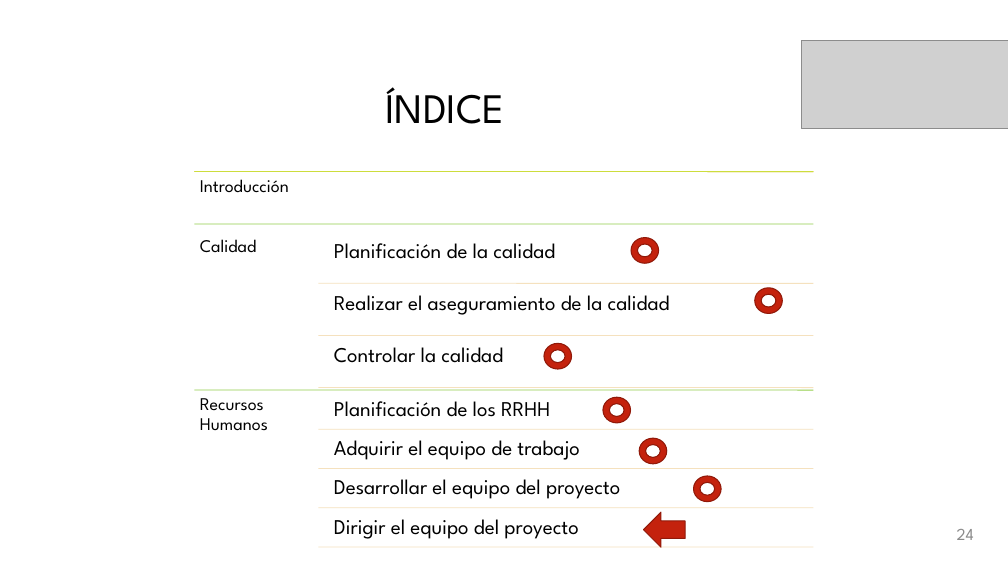
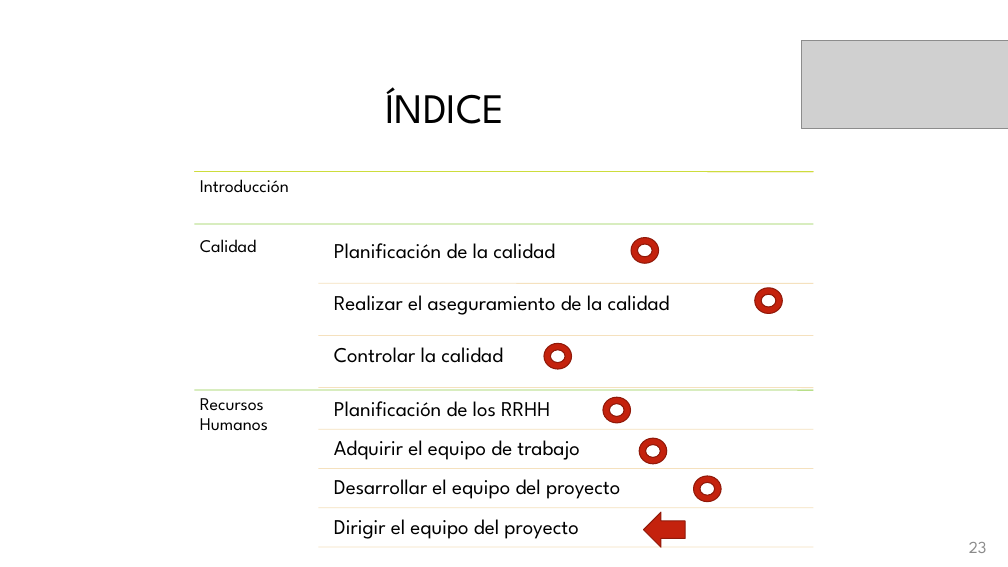
Before and after one commit to galledohm/Gestion_Proyectos, a slide deck: slide 24 of Documentos_generados/3. Gestion de Calidad y RRHH/Presentación3.pptx (slide 25 before the commit). Drawn at 1008x567 pixels with LibreOffice and Linux fonts; fonts in the diff are those of the drawing; grey boxes stand for pictures; background and template pictures are left out. Boxes give left, top, right and bottom in pixels: in the first picture for what was removed or moved away, otherwise in the second. Text is boxed around its words. In the diff, an @@ line names an element or a change of style, - is before the commit and + after.

```diff
--- a/Documentos_generados/3. Gestion de Calidad y RRHH/Presentación3.pptx
+++ b/Documentos_generados/3. Gestion de Calidad y RRHH/Presentación3.pptx
@@ page number removed at bbox=[957, 529, 974, 540] @@
-24
@@ page number added at bbox=[969, 542, 987, 553], 16 pt, text #8C8C8C @@
+23
```
Also in this commit, not shown: 7 other slides changed, 1 slide removed.
